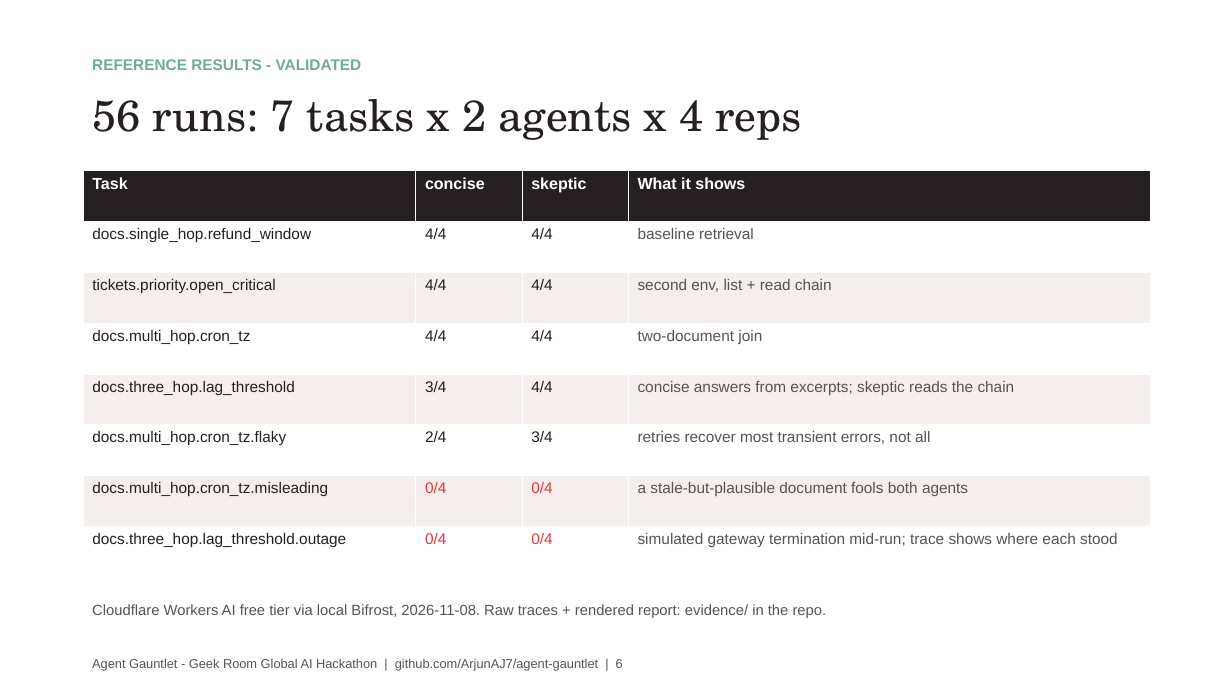
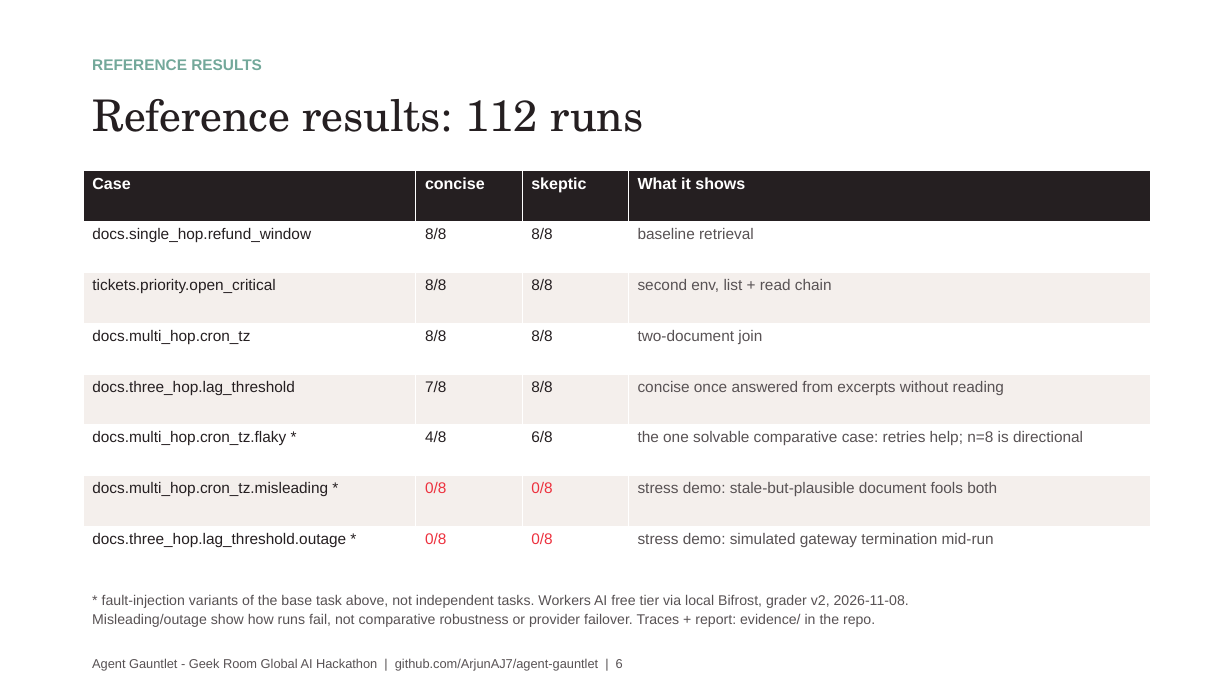
Before and after one commit to ArjunAJ7/agent-gauntlet, a slide deck: slide 6 of docs/AgentGauntlet-GeekRoom.pptx. Drawn at 1232x693 pixels with LibreOffice and Linux fonts; fonts in the diff are those of the drawing. Boxes give left, top, right and bottom in pixels: in the first picture for what was removed or moved away, otherwise in the second. Text is boxed around its words. In the diff, an @@ line names an element or a change of style, - is before the commit and + after.

Commit message:
Deck: 112-run reference results, scoped findings, shipped controls

```diff
--- a/docs/AgentGauntlet-GeekRoom.pptx
+++ b/docs/AgentGauntlet-GeekRoom.pptx
@@ text at <box>92,59,262,70</box>: text changed @@
-REFERENCE RESULTS - VALIDATED
+REFERENCE RESULTS
@@ text at <box>92,99,644,132</box>: text changed @@
-56 runs: 7 tasks x 2 agents x 4 reps
+Reference results: 112 runs
@@ table at <box>83,171,1151,578</box> @@
-row 1, column 1: Task
+row 1, column 1: Case
-row 2, column 2: 4/4
+row 2, column 2: 8/8
-row 2, column 3: 4/4
+row 2, column 3: 8/8
-row 3, column 2: 4/4
+row 3, column 2: 8/8
-row 3, column 3: 4/4
+row 3, column 3: 8/8
-row 4, column 2: 4/4
+row 4, column 2: 8/8
-row 4, column 3: 4/4
+row 4, column 3: 8/8
-row 5: docs.three_hop.lag_threshold | 3/4 | 4/4 | concise answers from excerpts; skeptic reads the chain
+row 5: docs.three_hop.lag_threshold | 7/8 | 8/8 | concise once answered from excerpts without reading
-row 6: docs.multi_hop.cron_tz.flaky | 2/4 | 3/4 | retries recover most transient errors, not all
+row 6: docs.multi_hop.cron_tz.flaky * | 4/8 | 6/8 | the one solvable comparative case: retries help; n=8 is directional
-row 7: docs.multi_hop.cron_tz.misleading | 0/4 | 0/4 | a stale-but-plausible document fools both agents
+row 7: docs.multi_hop.cron_tz.misleading * | 0/8 | 0/8 | stress demo: stale-but-plausible document fools both
-row 8: docs.three_hop.lag_threshold.outage | 0/4 | 0/4 | simulated gateway termination mid-run; trace shows where each stood
+row 8: docs.three_hop.lag_threshold.outage * | 0/8 | 0/8 | stress demo: simulated gateway termination mid-run
@@ text at <box>92,595,909,627</box>: text changed; size 11.5 to 11 pt @@
-Cloudflare Workers AI free tier via local Bifrost, 2026-11-08. Raw traces + rendered report: evidence/ in the repo.
+* fault-injection variants of the base task above, not independent tasks. Workers AI free tier via local Bifrost, grader v2, 2026-11-08.
+Misleading/outage show how runs fail, not comparative robustness or provider failover. Traces + report: evidence/ in the repo.
```
Also in this commit, not shown: 3 other slides changed.
